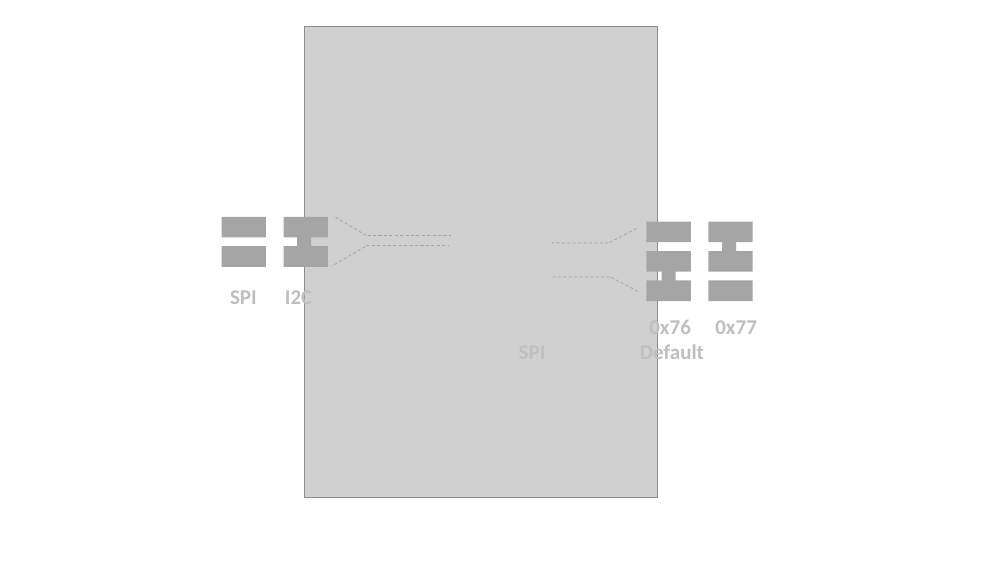
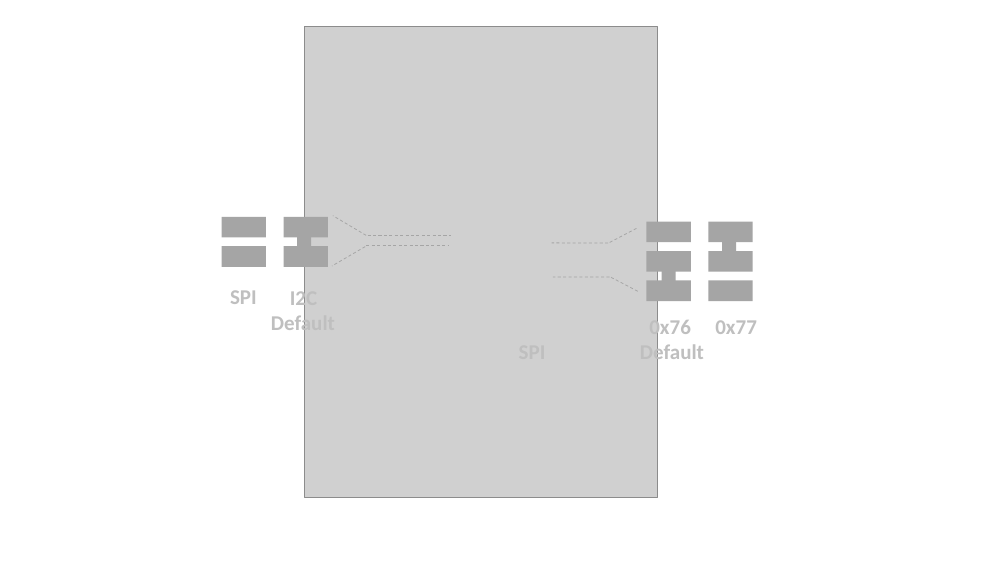
Before and after one commit to SeeedDocument/Grove-Temperature-Humidity-Pressure-Gas-Sensor_BME680, a slide deck: slide 2 of img/pin_map.pptx. Drawn at 1008x567 pixels with LibreOffice and Linux fonts; fonts in the diff are those of the drawing; grey boxes stand for pictures. Boxes give left, top, right and bottom in pixels: in the first picture for what was removed or moved away, otherwise in the second. Text is boxed around its words. In the diff, an @@ line names an element or a change of style, - is before the commit and + after.

```diff
--- a/img/pin_map.pptx
+++ b/img/pin_map.pptx
@@ text "I2C": place and size @@
-text "I2C" at (285,287,312,311)
+text "I2C" at (271,287,335,336)
@@ text at (271,312,335,336): paragraph added @@
+Default
```
Also in this commit, not shown: 1 slide removed, 1 other file.
